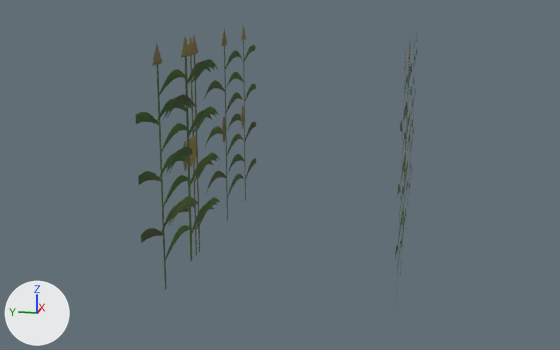
Before and after pictures for a commit that changed the glTF model game/data/meshes/props/Crop_Corn_1_LOD1.gltf.
The view is the same before and after, from a 50 mm lens placed at (-7.47, -1.2, 2.56), pointed at (-0.14, 0.26, 0.73). The axes (+X, +Y, +Z) are drawn at lower left. The lights are the same throughout. The picture after the commit comes second.

Objects in the first picture: 'Crop_Corn_1_LOD1'.
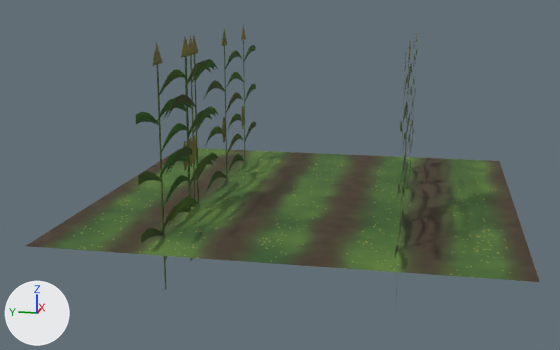
Where the change shows, as pixel boxes (x1, y1, x2, y2) in the pictures (560 x 350 px):
'Crop_Corn_1_LOD1', reshaped (82% wider)
    before: (135, 26, 417, 296)
    after: (26, 26, 540, 296)
part 1 of me_crop_corn_1_lod1, added (green)
    after: (26, 148, 540, 282)

What the commit changed:
Picture 'T_Decor_Crop_Top_Corn_ORM.png' (img_t_decor_crop_top_corn_orm_png) is new.
Picture 'T_Decor_Crop_Top_Corn_Normal.png' (img_t_decor_crop_top_corn_normal_png) is new.
Picture 'T_Decor_Crop_Top_Corn_BaseColor.png' (img_t_decor_crop_top_corn_basecolor_png) is new.
Material 'MI_Decor_Crop_Top_Corn' (mat_mi_decor_crop_top_corn) is new.
Uses the picture img_t_decor_crop_top_corn_basecolor_png.
Uses the picture img_t_decor_crop_top_corn_normal_png.
Uses the picture img_t_decor_crop_top_corn_orm_png.
me_crop_corn_1_lod1 is used by ob_crop_corn_1_lod1; location (0.0, 0.0, 0.0).
Verts and faces of me_crop_corn_1_lod1; kept vertices keep their numbers, new ones are numbered from 8.
me_crop_corn_1_lod1 had 8 vertices, 4 faces and spanned x -2.0..2.0, y -0.97..1.0, z 0.0..2.16.
me_crop_corn_1_lod1 now has 12 vertices, 6 faces and spans x -2.0..2.0, y -2.0..2.0, z 0.0..2.16.
Part 1, on me_crop_corn_1_lod1:
New vertex 8 is at (-2.0, -2.0, 0.5), pixel (539, 282).
New vertex 9 is at (2.0, -2.0, 0.5), pixel (499, 160).
New vertex 10 is at (2.0, 2.0, 0.5), pixel (181, 147).
New vertex 11 is at (-2.0, 2.0, 0.5), pixel (25, 246).
New faces: (8, 9, 10), (8, 10, 11) (mat_mi_decor_crop_top_corn).
me_crop_corn_1_lod1 gains material mat_mi_decor_crop_top_corn.
